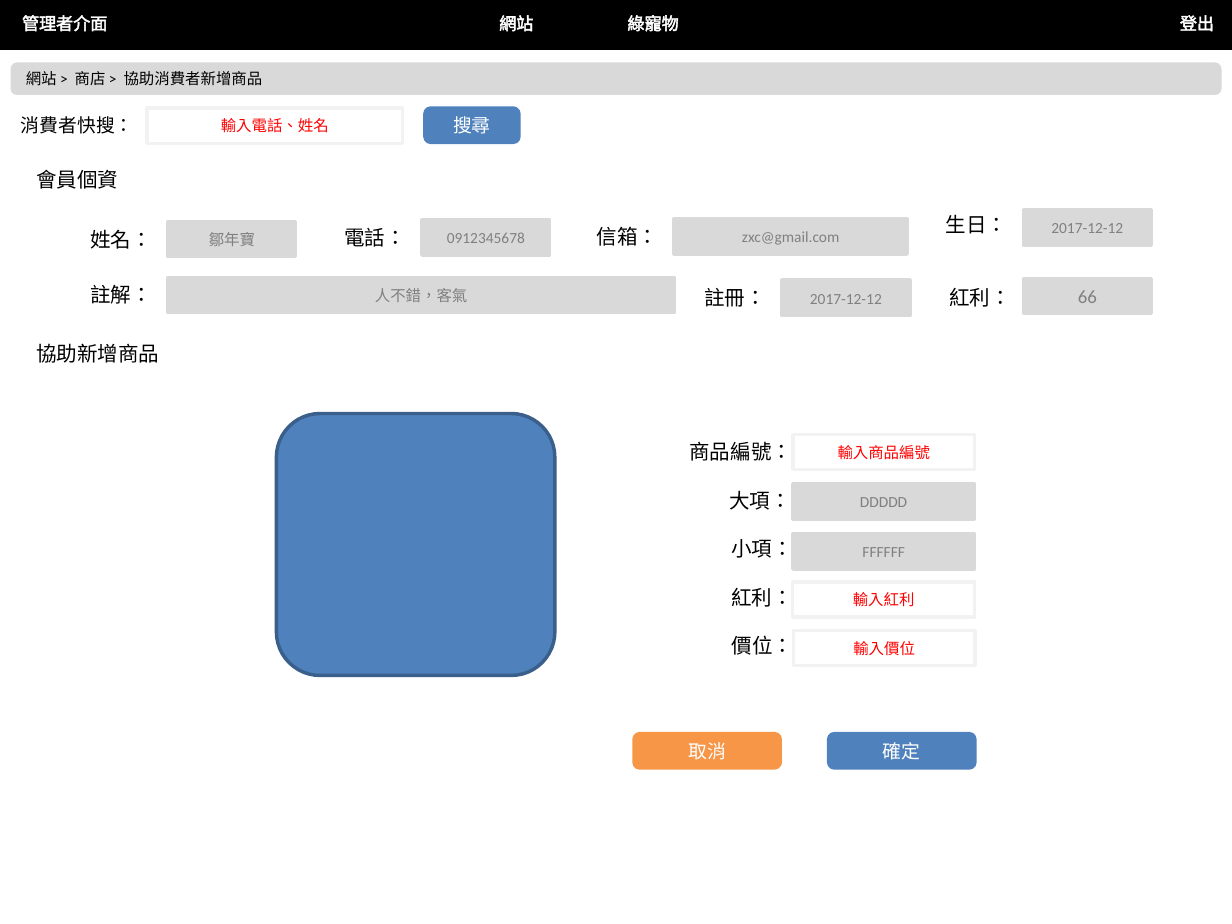
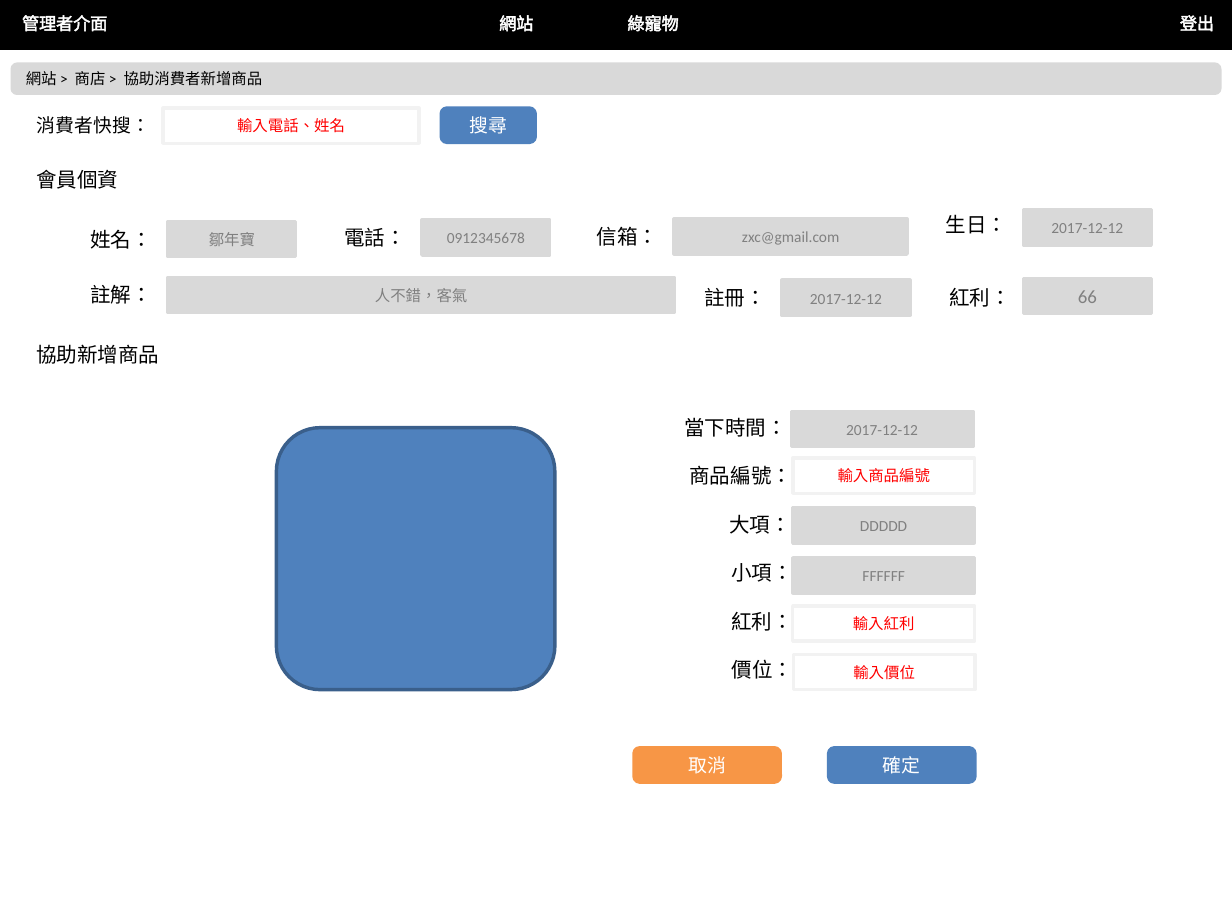
Before and after one commit to nexstar/XMind, a slide deck: slide 26 of 最終後台版型.pptx. Drawn at 1232x924 pixels with LibreOffice and Linux fonts; fonts in the diff are those of the drawing. Boxes give left, top, right and bottom in pixels: in the first picture for what was removed or moved away, otherwise in the second. Text is boxed around its words. In the diff, an @@ line names an element or a change of style, - is before the commit and + after.

Commit message:
初步後台版型完成

```diff
--- a/最終後台版型.pptx
+++ b/最終後台版型.pptx
@@ text "消費者快搜：": place and size @@
-text "消費者快搜：" at (21, 116, 134, 134)
+text "消費者快搜：" at (37, 116, 150, 134)
@@ rectangle "輸入電話、姓名": place and size @@
-rectangle "輸入電話、姓名" at (147, 108, 403, 144)
+rectangle "輸入電話、姓名" at (163, 108, 419, 144)
@@ rounded rectangle "搜尋": place and size @@
-rounded rectangle "搜尋" at (425, 108, 519, 143)
+rounded rectangle "搜尋" at (441, 108, 535, 143)
@@ text added at (684, 417, 787, 437), 12 pt, text #000000 @@
+當下時間：
@@ rectangle added at (791, 411, 972, 447), fill #D9D9D9, outline #D9D9D9 2 pt, 9 pt, text #808080 @@
+2017-12-12
@@ 3 rounded rectangles: place and size @@
-3 rounded rectangles at (276, 414, 976, 768)
+3 rounded rectangles at (276, 428, 976, 782)
@@ 5 texts, 5 rectangles: place and size @@
-5 texts, 5 rectangles at (689, 434, 975, 667)
+5 texts, 5 rectangles at (689, 458, 975, 690)
```
